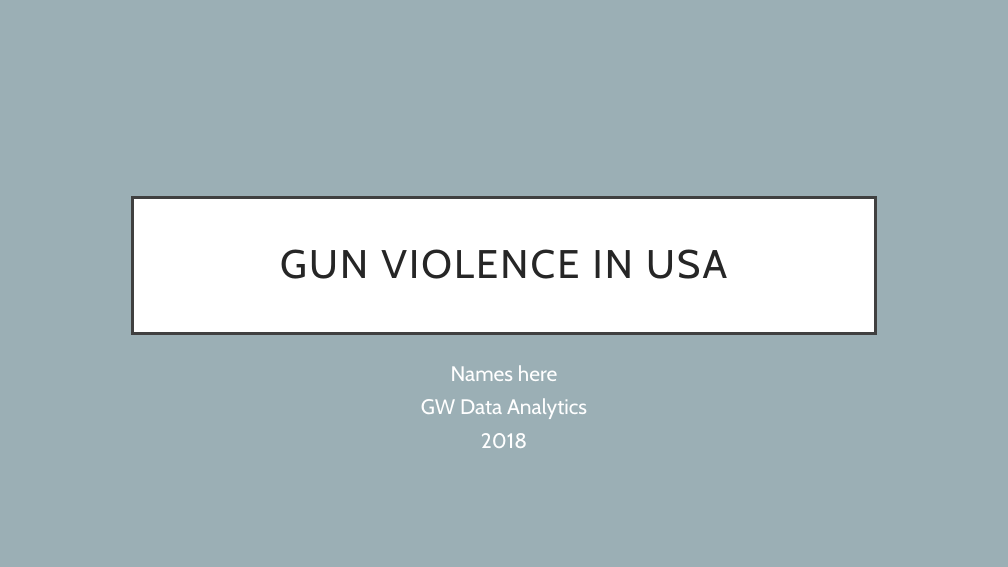
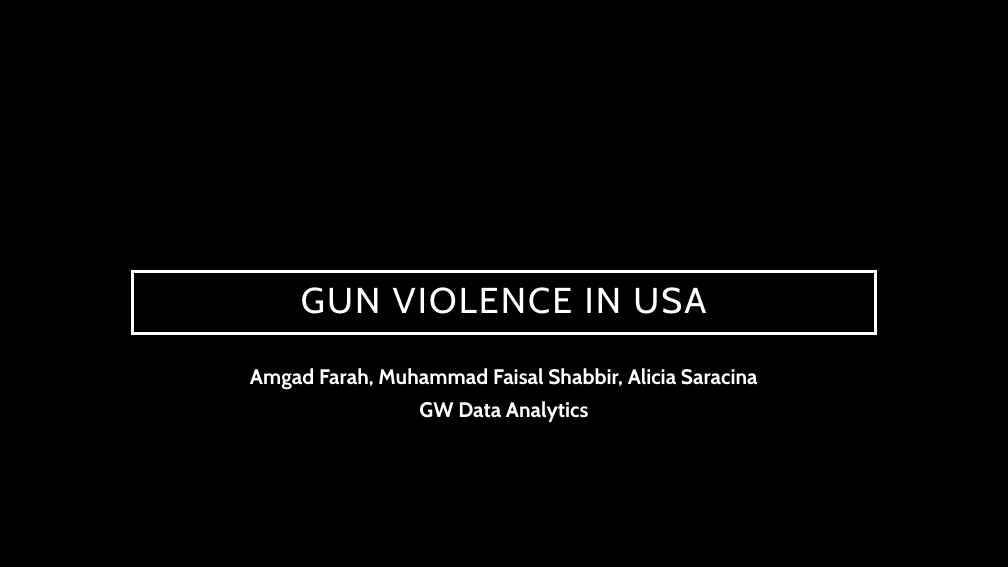
Before and after one commit to rezali/group-project, a slide deck: slide 1 of Gun Violence in USA.pptx. Drawn at 1008x567 pixels with LibreOffice and Linux fonts; fonts in the diff are those of the drawing; background and template pictures are left out. Boxes give left, top, right and bottom in pixels: in the first picture for what was removed or moved away, otherwise in the second. Text is boxed around its words. In the diff, an @@ line names an element or a change of style, - is before the commit and + after.

```diff
--- a/Gun Violence in USA.pptx
+++ b/Gun Violence in USA.pptx
@@ background #9BAFB5 to picture (left out) @@
@@ title "GUN VIOLENCE IN USA": place and size @@
-title "GUN VIOLENCE IN USA" at <box>132,197,876,333</box>
+title "GUN VIOLENCE IN USA" at <box>132,271,876,333</box>
@@ title "GUN VIOLENCE IN USA" at <box>132,271,876,333</box>: size 38 to 34.2 pt, text colour #262626 to #FFFFFF; fill #FFFFFF to #000000 at 60% opacity; outline #404040 3 pt to #FFFFFF 3 pt @@
@@ subtitle "Amgad Farah, Muhammad Faisal Shabbir, ...": place and size @@
-subtitle "Amgad Farah, Muhammad Faisal Shabbir, ..." at <box>421,365,587,448</box>
+subtitle "Amgad Farah, Muhammad Faisal Shabbir, ..." at <box>250,368,758,422</box>
@@ subtitle at <box>250,368,758,390</box>: text changed; bold on @@
-Names here
+Amgad Farah, Muhammad Faisal Shabbir, Alicia Saracina
@@ subtitle at <box>419,401,589,422</box>: bold on in "GW Data Analytics" @@
@@ subtitle at <box>481,433,527,448</box>: paragraph removed @@
-2018
```
Also in this commit, not shown: 4 other slides changed, 5 slides added, 1 slide removed.
